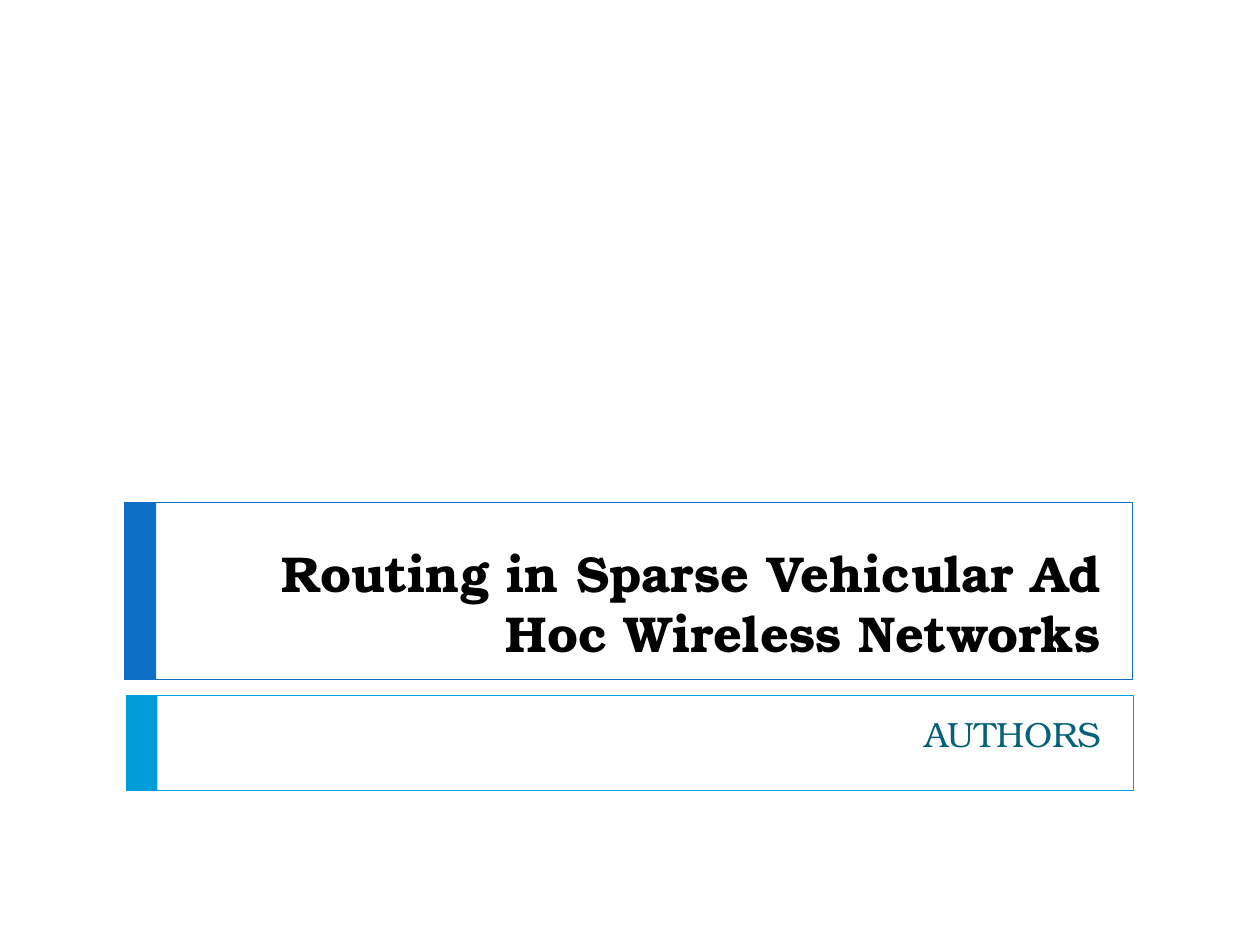
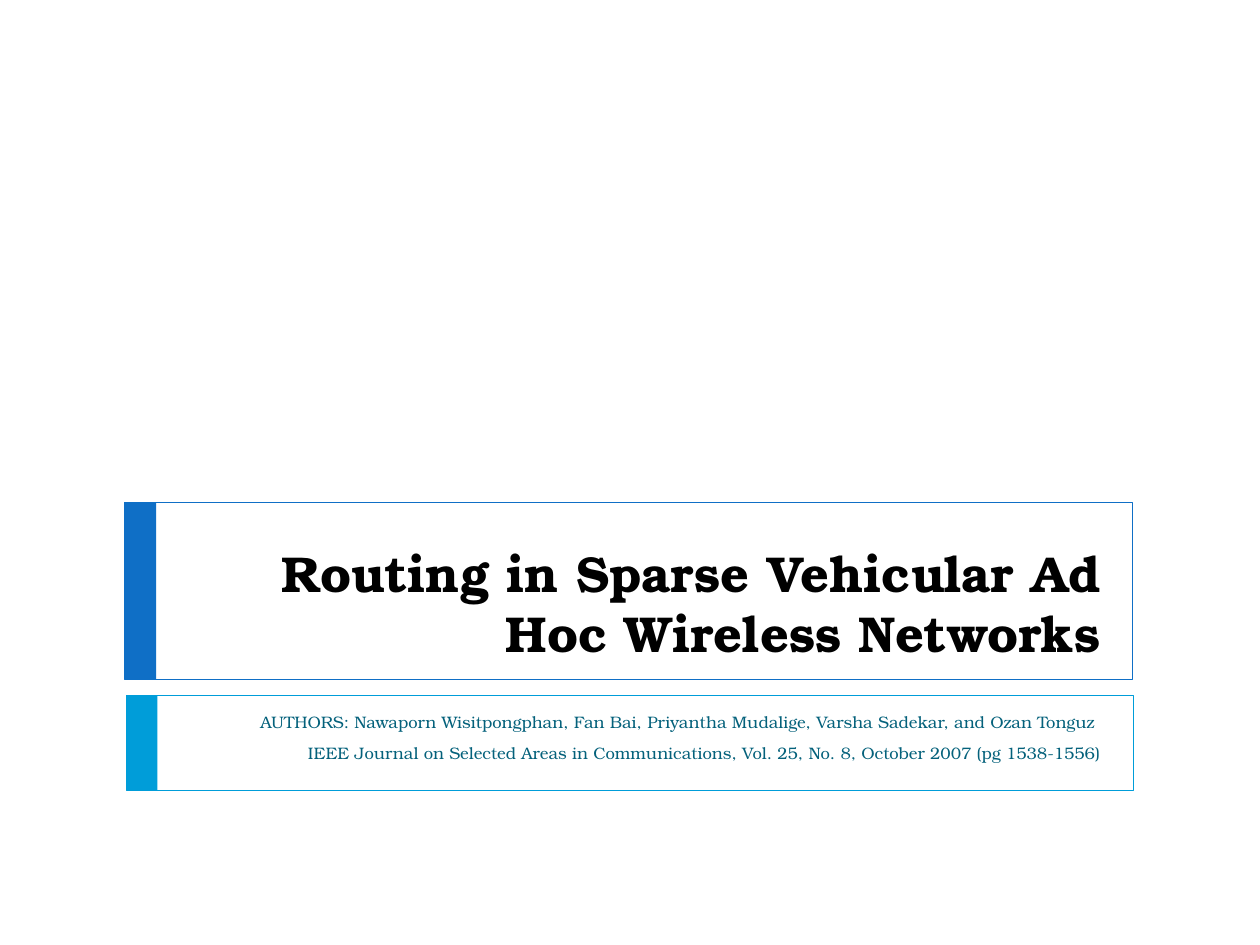
Before and after one commit to f33losopher/EEMaster_VANET, a slide deck: slide 3 of VANET_Felix.pptx. Drawn at 1260x945 pixels with LibreOffice and Linux fonts; fonts in the diff are those of the drawing. Boxes give left, top, right and bottom in pixels: in the first picture for what was removed or moved away, otherwise in the second. Text is boxed around its words. In the diff, an @@ line names an element or a change of style, - is before the commit and + after.

```diff
--- a/VANET_Felix.pptx
+++ b/VANET_Felix.pptx
@@ subtitle at (260, 716, 1100, 763): text changed; size 20 to 9.5 pt @@
-AUTHORS
+AUTHORS: Nawaporn Wisitpongphan, Fan Bai, Priyantha Mudalige, Varsha Sadekar, and Ozan Tonguz
+IEEE Journal on Selected Areas in Communications, Vol. 25, No. 8, October 2007 (pg 1538-1556)
```
Also in this commit, not shown: 11 slides added, 7 slides removed, 1 other file.
